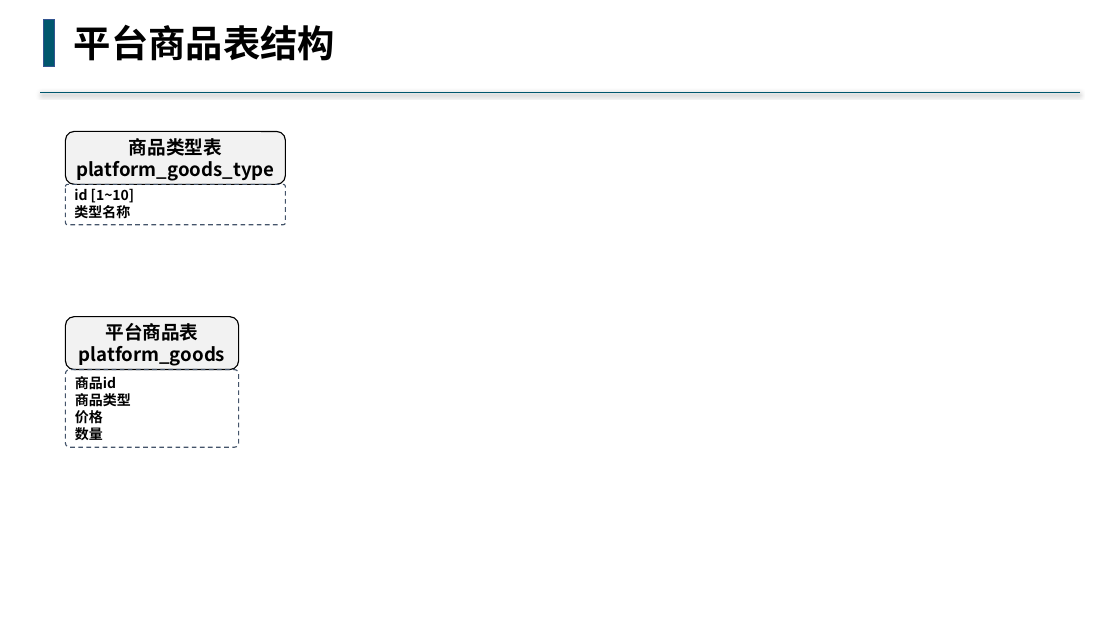
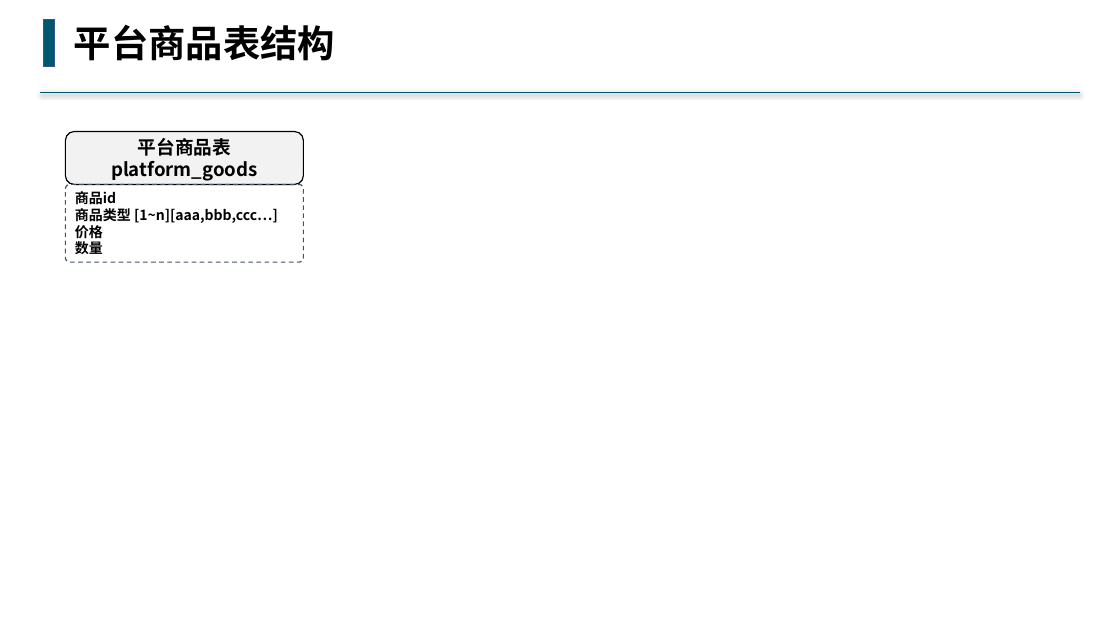
Before and after one commit to buddhachain/buddhaContract, a slide deck: slide 2 of doc/平台商品.pptx. Drawn at 1120x630 pixels with LibreOffice and Linux fonts; fonts in the diff are those of the drawing. Boxes give left, top, right and bottom in pixels: in the first picture for what was removed or moved away, otherwise in the second. Text is boxed around its words. In the diff, an @@ line names an element or a change of style, - is before the commit and + after.

```diff
--- a/doc/平台商品.pptx
+++ b/doc/平台商品.pptx
@@ rounded rectangle "平台商品表": place and size @@
-rounded rectangle "平台商品表" at [66, 317, 239, 370]
+rounded rectangle "平台商品表" at [66, 132, 303, 185]
@@ rounded rectangle removed at [66, 132, 286, 185] @@
-商品类型表
-platform_goods_type
@@ rounded rectangle "商品id": place and size @@
-rounded rectangle "商品id" at [66, 370, 239, 447]
+rounded rectangle "商品id" at [66, 185, 303, 262]
@@ rounded rectangle removed at [66, 184, 286, 224] @@
-id [1~10]
-类型名称
@@ text in rounded rectangle at [75, 206, 278, 224]: text changed @@
-商品类型
+商品类型 [1~n][aaa,bbb,ccc…]
```
Also in this commit, not shown: 3 other files.
